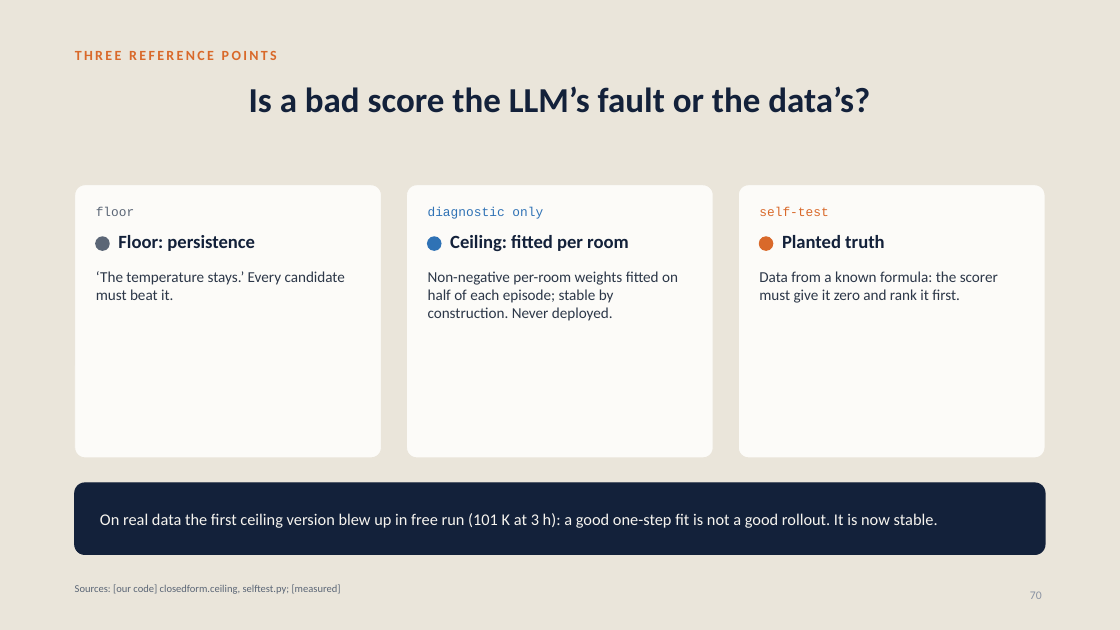
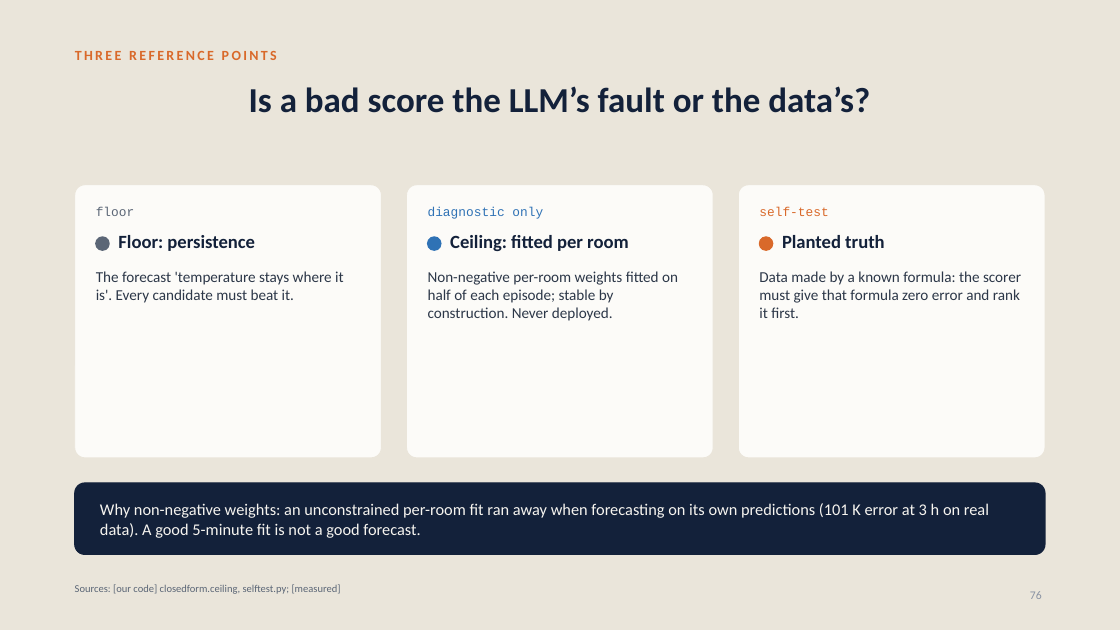
Before and after one commit to srivathsanb14/working-code, a slide deck: slide 76 of docs/One_Controller_for_Every_Building.pptx (slide 70 before the commit). Drawn at 1120x630 pixels with LibreOffice and Linux fonts; fonts in the diff are those of the drawing. Boxes give left, top, right and bottom in pixels: in the first picture for what was removed or moved away, otherwise in the second. Text is boxed around its words. In the diff, an @@ line names an element or a change of style, - is before the commit and + after.

```diff
--- a/docs/One_Controller_for_Every_Building.pptx
+++ b/docs/One_Controller_for_Every_Building.pptx
@@ text at (x1=96, y1=271, x2=344, y2=303): text changed @@
-‘The temperature stays.’ Every candidate must beat it.
+The forecast 'temperature stays where it is'. Every candidate must beat it.
@@ text at (x1=759, y1=271, x2=1021, y2=318): text changed @@
-Data from a known formula: the scorer must give it zero and rank it first.
+Data made by a known formula: the scorer must give that formula zero error and rank it first.
@@ text at (x1=100, y1=503, x2=989, y2=538): text changed @@
-On real data the first ceiling version blew up in free run (101 K at 3 h): a good one-step fit is not a good rollout. It is now stable.
+Why non-negative weights: an unconstrained per-room fit ran away when forecasting on its own predictions (101 K error at 3 h on real data). A good 5-minute fit is not a good forecast.
```
Also in this commit, not shown: 62 other slides changed, 21 slides added, 6 other files.
